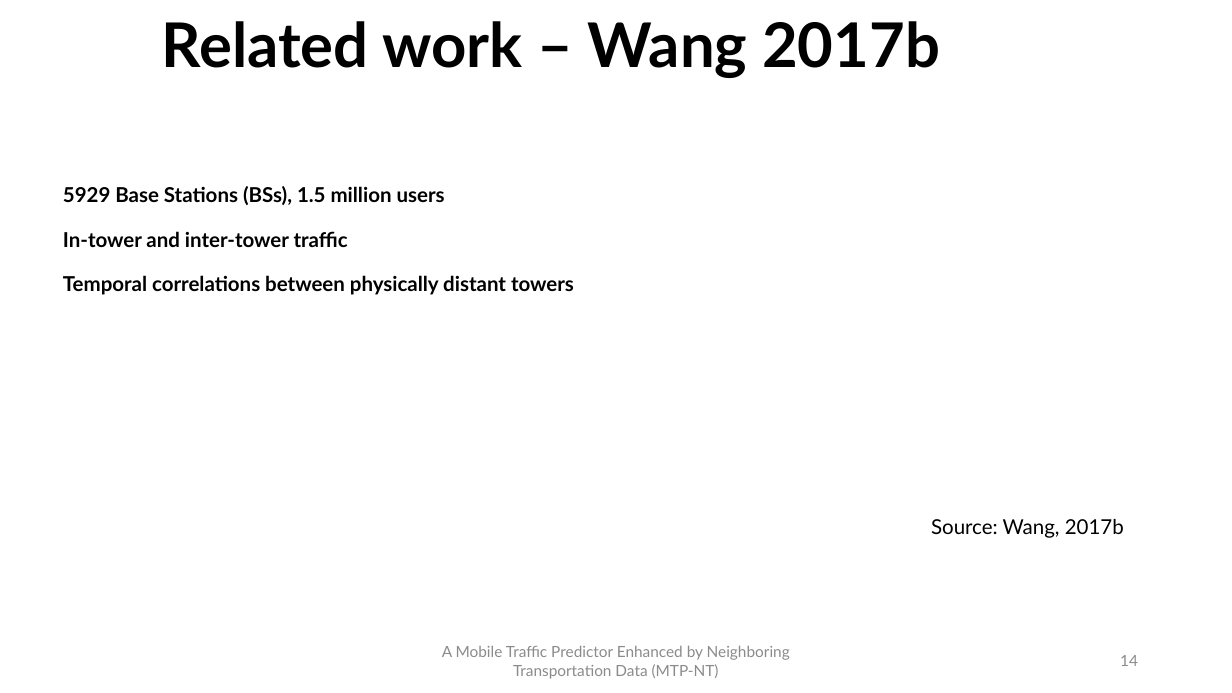
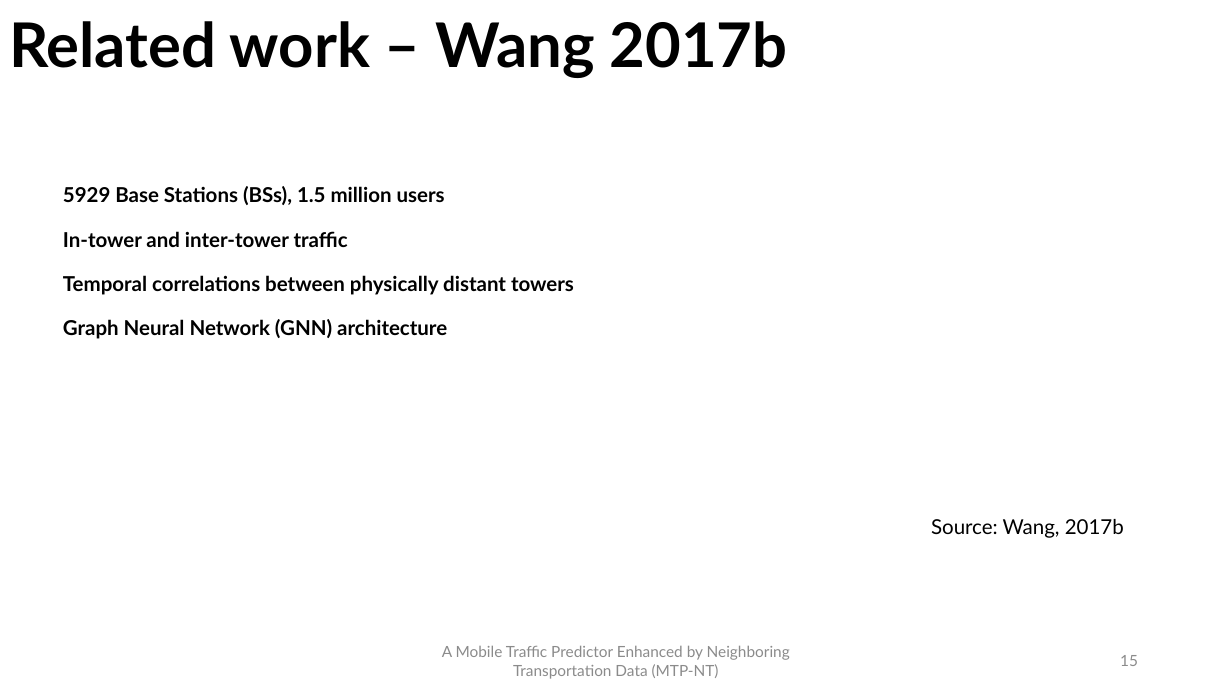
Before and after one commit to PatrickLdA/milan-telecom-analysis, a slide deck: slide 15 of defesa.pptx (slide 14 before the commit). Drawn at 1232x693 pixels with LibreOffice and Linux fonts; fonts in the diff are those of the drawing. Boxes give left, top, right and bottom in pixels: in the first picture for what was removed or moved away, otherwise in the second. Text is boxed around its words. In the diff, an @@ line names an element or a change of style, - is before the commit and + after.

```diff
--- a/defesa.pptx
+++ b/defesa.pptx
@@ text "Related work – Wang 2017b" at box(9, 21, 788, 78): alignment right to left @@
@@ title at box(63, 186, 574, 339): text changed @@
-5929 Base Stations (BSs), 1.5 million users
-In-tower and inter-tower traffic
-Temporal correlations between physically distant towers
+5929 Base Stations (BSs), 1.5 million users
+In-tower and inter-tower traffic
+Temporal correlations between physically distant towers
+Graph Neural Network (GNN) architecture
@@ page number at box(1120, 655, 1138, 666): text changed @@
-14
+15
```
Also in this commit, not shown: 7 other slides changed, 5 slides added.
